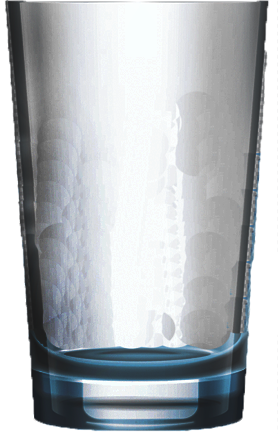
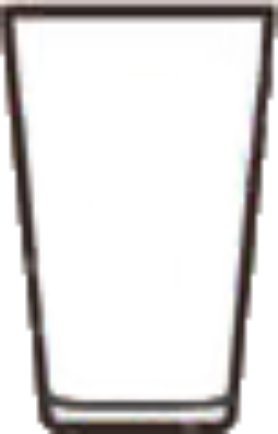
The second 278 x 434 image is a revision of the first. Changes to its layers:
added layer "cola_empty" above "Слой 4" over [0, 0, 278, 434]
hid "Слой 4" over [4, 0, 278, 434]
